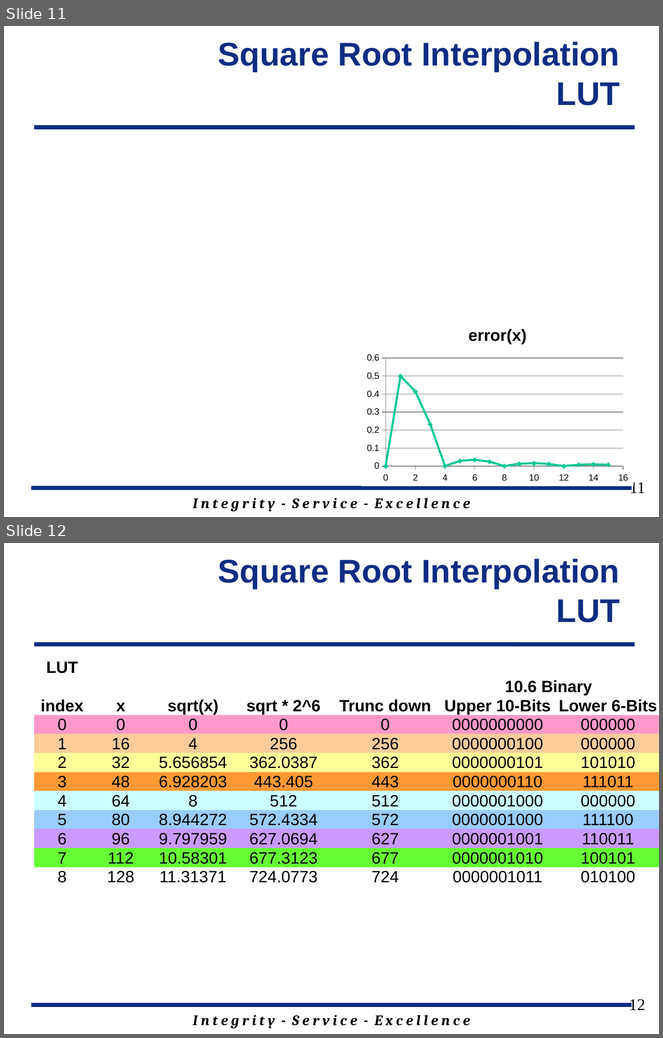
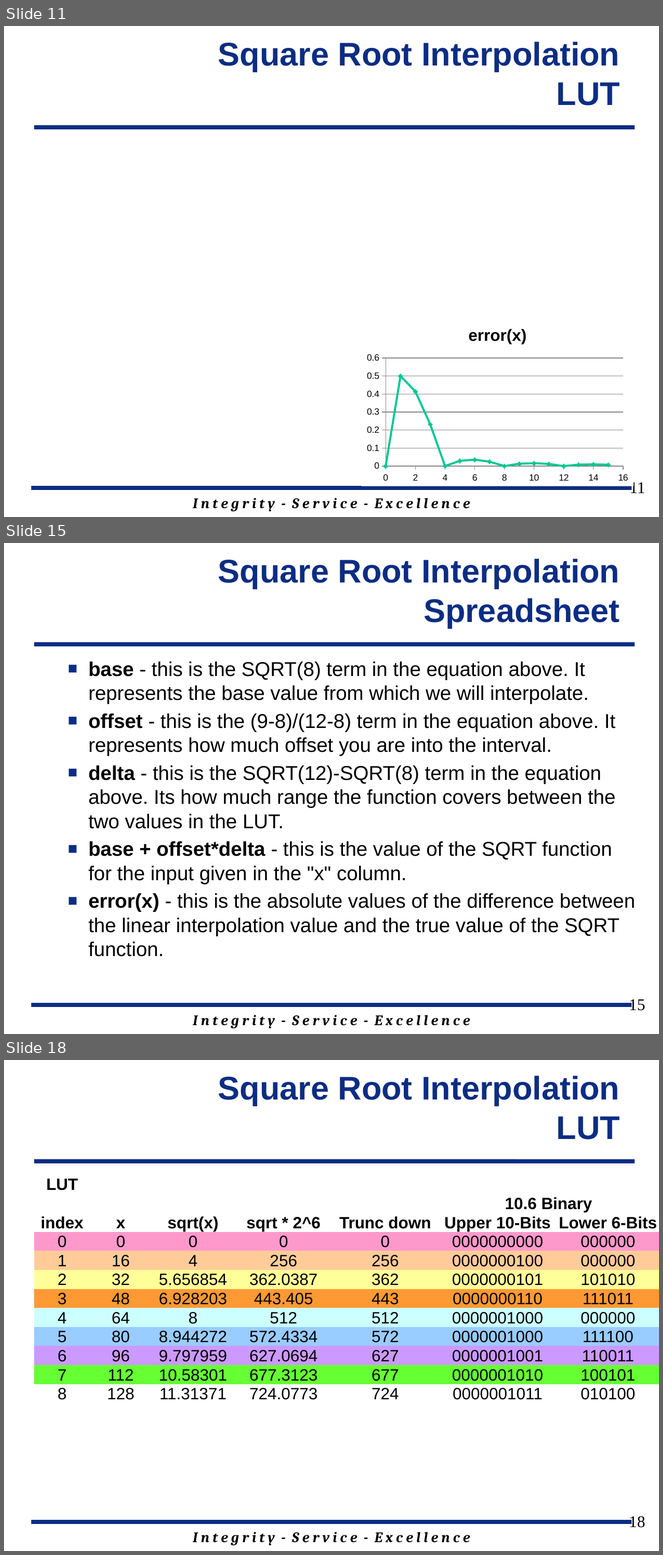
Before and after one commit to jfalkinburg/ECE383_web, a slide deck: lecture/slides/ECE_383_Lec24.pptx. Shown one above the other, each under a label of ours: slides 11 and 12 before the commit, slides 11, 15 and 18 after it; the slides between them are not shown. The pictures are 663x1038 and 663x1555 pixels, drawn with LibreOffice and Linux fonts; fonts in the diff are those of the drawing; background and template pictures are left out. Boxes give left, top, right and bottom in pixels: in the first picture for what was removed or moved away, otherwise in the second. Text is boxed around its words. In the diff, an @@ line names an element or a change of style, - is before the commit and + after.

Commit message:
Updated Lecture 24 slides.

```diff
--- a/lecture/slides/ECE_383_Lec24.pptx
+++ b/lecture/slides/ECE_383_Lec24.pptx
@@ slide 15 added at bbox=[4, 543, 659, 1034], background #FFFFFF; not listed: 3 template elements that a slide beside it also shows @@
@@ title added at bbox=[218, 559, 620, 628], 36 pt, text #0C2D83, bold @@
+Square Root Interpolation Spreadsheet
@@ text added at bbox=[88, 662, 635, 957], 22 pt, text #000000 @@
+■ base - this is the SQRT(8) term in the equation above. It represents the base value from which we will interpolate.
+■ offset - this is the (9-8)/(12-8) term in the equation above. It represents how much offset you are into the interval.
+■ delta - this is the SQRT(12)-SQRT(8) term in the equation above. Its how much range the function covers between the two values in the LUT.
+■ base + offset*delta - this is the value of the SQRT function for the input given in the "x" column.
+■ error(x) - this is the absolute values of the difference between the linear interpolation value and the true value of the SQRT function.
@@ page number added at bbox=[629, 1000, 645, 1011], 18 pt, text #000000 @@
+15
@@ what was slide 12 is now slide 18 @@
@@ page number at bbox=[629, 1517, 645, 1528]: text changed @@
-12
+18
```
Also in this commit, not shown: 3 slides changed, 5 other slides added.
